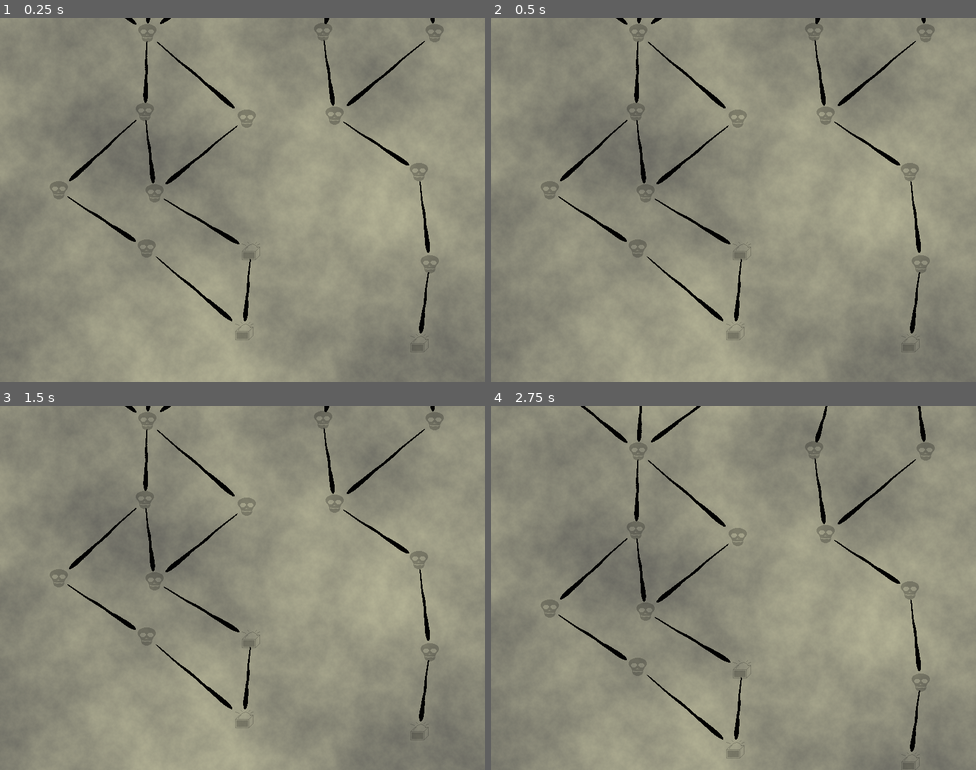
Above: before the commit, frames 1-4 (two rows, left to right).
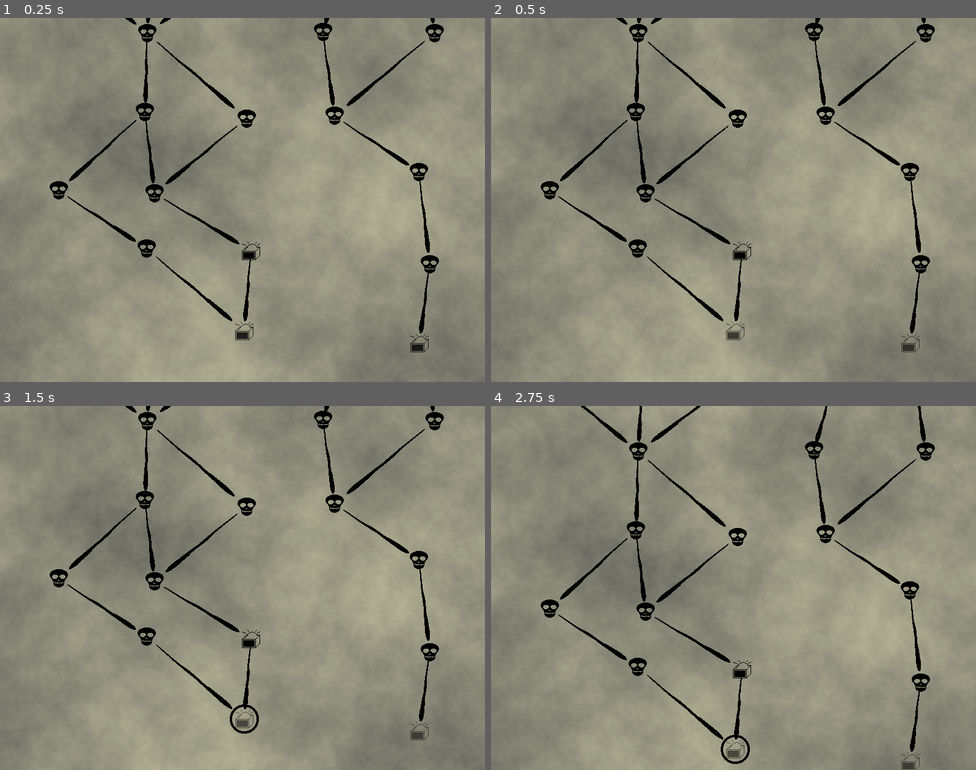
Above: after the commit, the same moments.

Repository: GrueGoblin/RogueliteMap
Game: Godot game, scene res://Game/Scenes/Map/InPlay.tscn
The game is run twice, just before and just after one commit, with the same random seed, the same clock (stepped at 60 frames per second) and the same inputs. The project has no main scene, so this scene is started directly.
Inputs (mouse positions are in pixels of both pictures, inside the frame that each line leads up to):
- Up to frame 1 (0.25 s): no input
- Up to frame 2 (0.5 s): no input
- Up to frame 3 (1.5 s): click (242, 719) at 0.52 s; tap Enter at 1.25 s; move the mouse to (349, 569) at 1.27 s; tap Mouse wheel down (wheel_down) at 1.35 s
- Up to frame 4 (2.75 s): tap Space at 2 s; move the mouse to (636, 606) at 2.02 s; tap Mouse wheel up (wheel_up) at 2.1 s

The runs differ from the first frame. In frame 1, 1.4% of the frame differs, in the area x 10-92%, y 1-92%; in frame 2, 1.4%; in frame 3, 1.5%; in frame 4, 1.5%.

Commit message:
Select location

Diff:
--- a/Game/Models/Map.gd
+++ b/Game/Models/Map.gd
@@ -30,10 +30,12 @@
 			location.location_type = Content.get_random("LocationType")
 			location.level = level
 			location.connect("check_connections", self, "check_connections",[location])
+			location.connect("current",self,"set_current_location", [location])
 			if i == 0:
 				location.starting = true
 
 			add_location(location)
+	make_starting_locations_selectable()
 
 func check_connections(location : Location):
 	for connection in connections:
@@ -43,6 +45,7 @@
 func set_current_location(location : Location):
 	current_location = location
 	for loc in locations:
+		loc.selectible = false
 		if loc != location:
 			loc.current = false
 
@@ -117,3 +120,7 @@
 # locations per level, minimum 2 locations per level, maximum is determined by the map
 func locations_count():
 	return floor(rand_range(2, max_locations+0.99))
+
+func make_starting_locations_selectable():
+	for location in locations_per_level[0]:
+		location.selectible = true
--- a/Game/Scenes/Location/Display.gd
+++ b/Game/Scenes/Location/Display.gd
@@ -28,5 +28,6 @@
 
 
 func _on_SelectButton_pressed():
-	location.emit_signal("check_connections")
+	location.current = true
+	#location.emit_signal("check_connections")
 	pass # Replace with function body.
--- a/Game/Scenes/Location/Display.tscn
+++ b/Game/Scenes/Location/Display.tscn
@@ -1,16 +1,13 @@
-[gd_scene load_steps=5 format=2]
+[gd_scene load_steps=4 format=2]
 
 [ext_resource path="res://Game/Scenes/Location/Display.gd" type="Script" id=1]
 [ext_resource path="res://Game/Scenes/LocationType/Display.tscn" type="PackedScene" id=2]
 [ext_resource path="res://Game/Graphics/LocationType/Visited.png" type="Texture" id=3]
-[ext_resource path="res://Game/Graphics/LocationType/icon/Danger.png" type="Texture" id=4]
 
 [node name="Node2D" type="Node2D" groups=["LocationContext"]]
 script = ExtResource( 1 )
 
 [node name="LocationType" parent="." instance=ExtResource( 2 )]
-modulate = Color( 1, 1, 1, 0.223529 )
-texture = ExtResource( 4 )
 
 [node name="VisitedIndicator" type="Sprite" parent="."]
 visible = false
